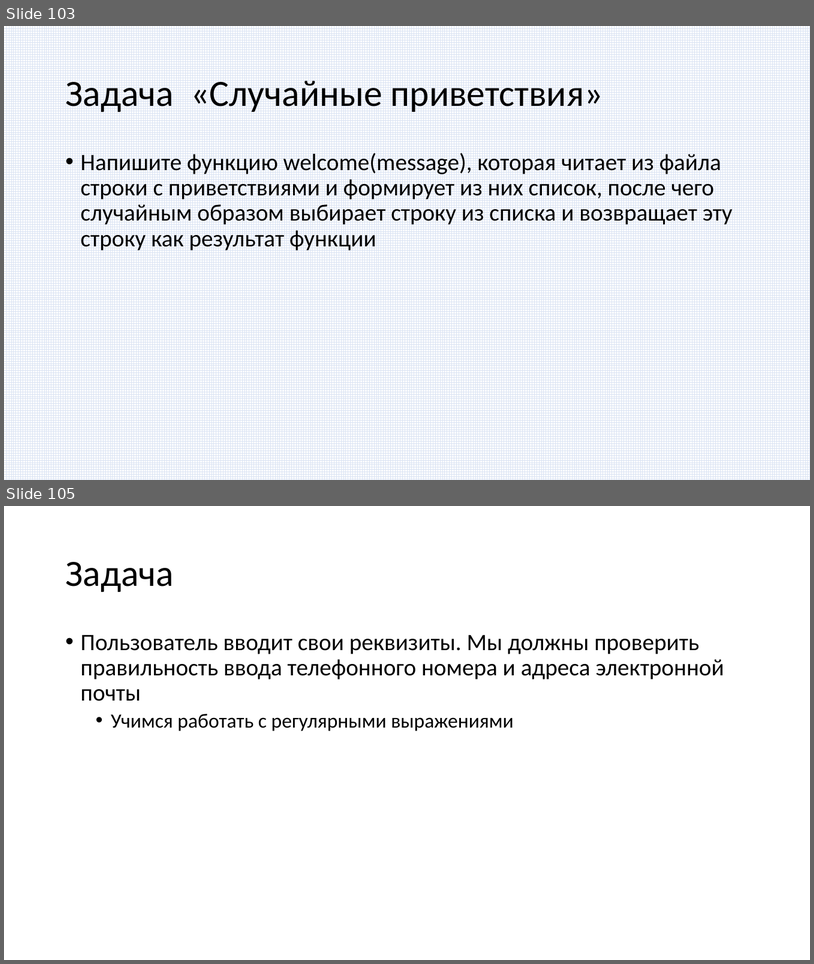
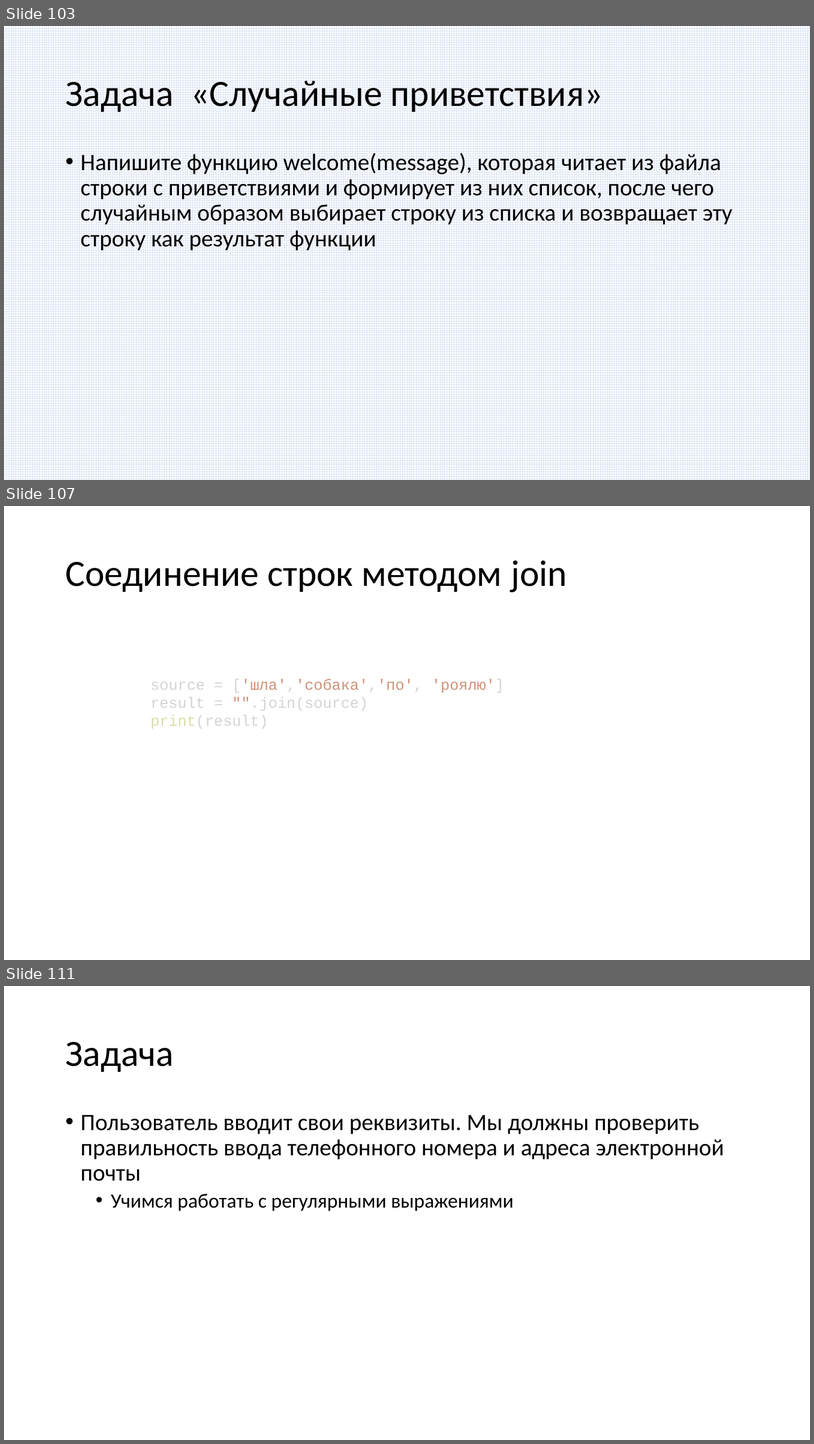
Before and after one commit to paveltsytovich/telegram-course, a slide deck: Presentation/Разработка ботов для телеграмм на Python.pptx. Shown one above the other, each under a label of ours: slides 103 and 105 before the commit, slides 103, 107 and 111 after it; the slides between them are not shown. The pictures are 814x964 and 814x1444 pixels, drawn with LibreOffice and Linux fonts; fonts in the diff are those of the drawing. Boxes give left, top, right and bottom in pixels: in the first picture for what was removed or moved away, otherwise in the second. Text is boxed around its words. In the diff, an @@ line names an element or a change of style, - is before the commit and + after.

```diff
--- a/Presentation/Разработка ботов для телеграмм на Python.pptx
+++ b/Presentation/Разработка ботов для телеграмм на Python.pptx
@@ slide 107 added at [4, 506, 810, 960], background #FFFFFF @@
@@ title added at [65, 560, 567, 592], 44 pt, text #000000 @@
+Соединение строк методом join
@@ text added at [150, 678, 504, 729], 18 pt, text #D4D4D4 @@
+source = ['шла','собака','по', 'роялю']
+result = "".join(source)
+print(result)
@@ what was slide 105 is now slide 111 @@
```
Also in this commit, not shown: 1 slide changed, 5 other slides added, 4 other files.
